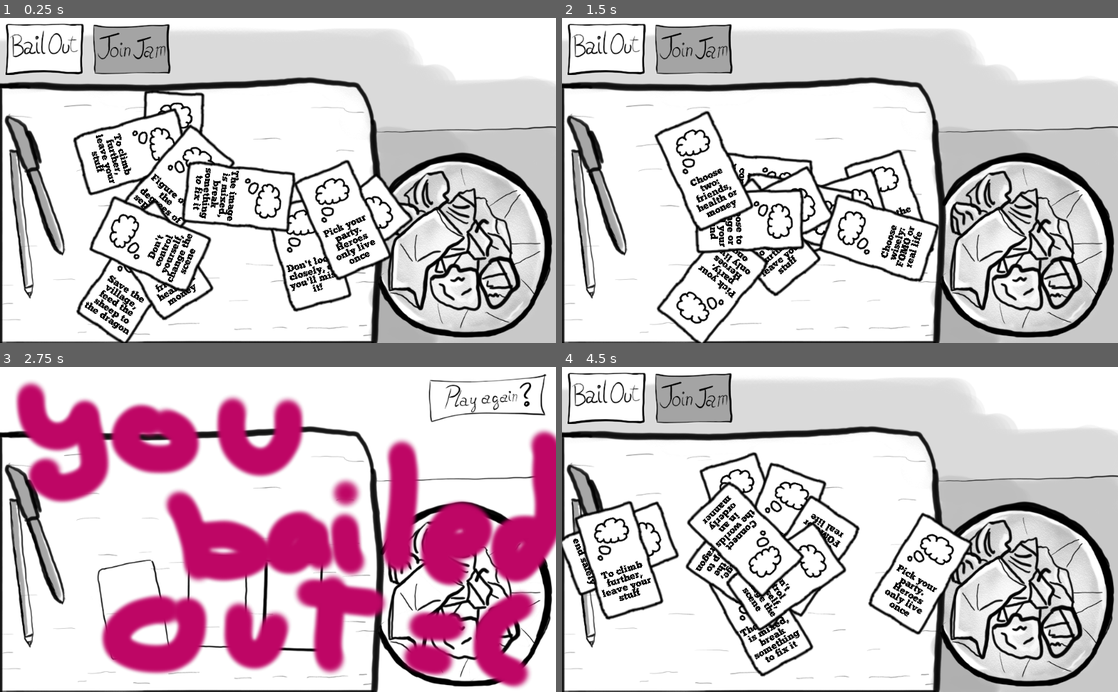
Above: before the commit, frames 1-4 (two rows, left to right).
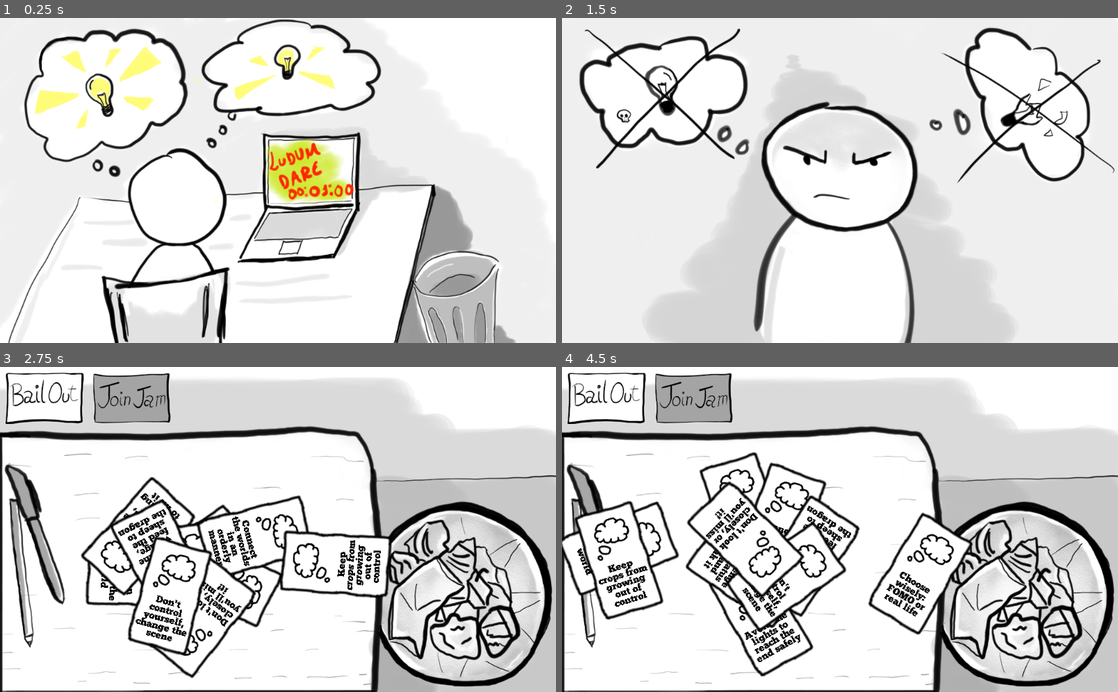
Above: after the commit, the same moments.

Repository: brocoli/ld43
Game: Godot game, scene res://scene/Intro/Intro.tscn
The game is run twice, just before and just after one commit, with the same random seed, the same clock (stepped at 60 frames per second) and the same inputs. Before the commit the project starts from res://scene/Main/Main.tscn.
Inputs (mouse positions are in pixels of both pictures, inside the frame that each line leads up to):
- Up to frame 1 (0.25 s): no input
- Up to frame 2 (1.5 s): click (606, 50) at 0.52 s; click (1051, 50) at 1.27 s
- Up to frame 3 (2.75 s): click (44, 399) at 2.02 s
- Up to frame 4 (4.5 s): click (1051, 399) at 2.77 s; click (606, 399) at 3.5 s; click (1051, 399) at 4.25 s

The runs differ from the first frame. In frame 1, 51% of the frame differs, in the area x 0-100%, y 0-100%; in frame 2, 47%; in frame 3, 58%, in the area x 0-100%, y 1-100%; in frame 4, 3.5%.

Commit message:
Add intro

Diff:
--- a/project.godot
+++ b/project.godot
@@ -11,7 +11,7 @@
 [application]
 
 config/name="Jamming Dilemma"
-run/main_scene="res://scene/Main/Main.tscn"
+run/main_scene="res://scene/Intro/Intro.tscn"
 config/icon="res://icon.png"
 
 [display]
--- a/scene/Intro/Intro.tscn
+++ b/scene/Intro/Intro.tscn
@@ -1,3 +1,46 @@
-[gd_scene format=2]
+[gd_scene load_steps=5 format=2]
+
+[ext_resource path="res://scene/Intro/Touch.gd" type="Script" id=1]
+[ext_resource path="res://art/intro1.png" type="Texture" id=2]
+[ext_resource path="res://art/intro2.png" type="Texture" id=3]
+[ext_resource path="res://art/intro3.png" type="Texture" id=4]
 
 [node name="Intro" type="Node"]
+
+[node name="Touch" type="Control" parent="." index="0"]
+
+anchor_left = 0.0
+anchor_top = 0.0
+anchor_right = 0.0
+anchor_bottom = 0.0
+margin_right = 1024.0
+margin_bottom = 600.0
+rect_pivot_offset = Vector2( 0, 0 )
+rect_clip_content = false
+mouse_filter = 0
+mouse_default_cursor_shape = 0
+size_flags_horizontal = 1
+size_flags_vertical = 1
+script = ExtResource( 1 )
+_sections_unfolded = [ "Anchor", "Margin" ]
+
+[node name="1" type="Sprite" parent="Touch" index="0"]
+
+texture = ExtResource( 2 )
+offset = Vector2( 512, 300 )
+_sections_unfolded = [ "Offset" ]
+
+[node name="2" type="Sprite" parent="Touch" index="1"]
+
+visible = false
+texture = ExtResource( 3 )
+offset = Vector2( 512, 300 )
+_sections_unfolded = [ "Material", "Offset", "Visibility" ]
+
+[node name="3" type="Sprite" parent="Touch" index="2"]
+
+visible = false
+texture = ExtResource( 4 )
+offset = Vector2( 512, 300 )
+flip_h = true
+_sections_unfolded = [ "Offset" ]
--- /dev/null
+++ b/scene/Intro/Touch.gd
@@ -0,0 +1,11 @@
+extends Control
+
+var currentChild = 1
+
+func _gui_input(event):
+	if event is InputEventMouseButton and event.pressed:
+		currentChild += 1
+		if currentChild > 3:
+			get_tree().change_scene("res://scene/Main/Main.tscn")
+		else:
+			get_node(String(currentChild)).visible = true
--- a/scene/Main/Main.tscn
+++ b/scene/Main/Main.tscn
@@ -49,8 +49,7 @@
 position = Vector2( 369.103, 364.537 )
 z_index = 1
 _sections_unfolded = [ "Material", "Pause", "Transform", "Visibility", "Z Index" ]
-amountGoodCards = 10
-amountBadCards = 3
+amountBadCards = 7
 radiusX = 300.0
 radiusY = 160.0
 
Binary file added: art/intro1.png
Not shown, added: art/intro1.png.import
Binary file added: art/intro2.png
Not shown, added: art/intro2.png.import
Binary file added: art/intro3.png
Not shown, added: art/intro3.png.import
